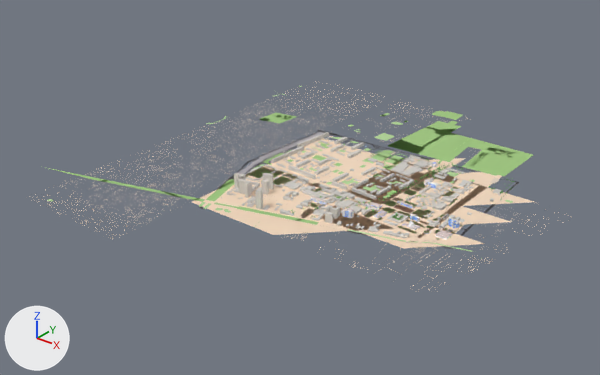
The glTF model assets/campus.glb, before and after one commit.
Both versions are drawn from a 50 mm camera at (2005.0, -2971.0, 1781.0) aimed at (-377.0, 6.0, -66.0). The axes (+X, +Y, +Z) are drawn at lower left. The lights are the same throughout. The first picture is the older version. Where no turn or scale is listed for an object, it has been applied to the vertices. Vertices at exactly the same position are counted once.

Objects in the first picture: 'areas', 'base', 'buildings', 'models', 'roads' and 1 more.
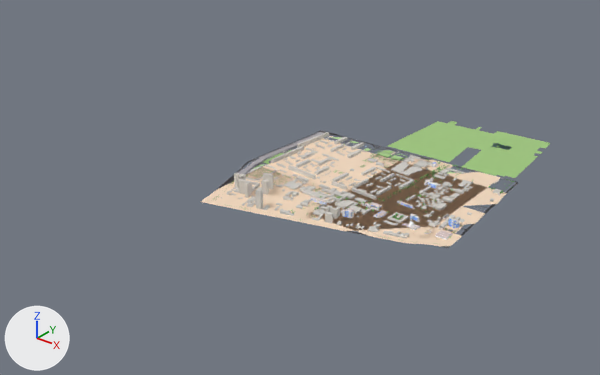
Where the newer file only moved an object's origin or applied its transform, the numbers keep the older frame.

Pixel boxes (x1, y1, x2, y2) of what changed, in the pictures (600 x 375 px; the box of a moved part takes in the faces that stretch with it):
'base', reshaped (43% narrower, 48% shorter)
    before: (30, 81, 568, 292)
    after: (201, 138, 507, 247)
'areas', reshaped (31% narrower, 26% shorter)
    before: (44, 86, 533, 252)
    after: (214, 121, 550, 244)
part 1 of me_base, deleted
    before: (30, 81, 568, 292)
part 2 of me_base, moved or reshaped
    before: (192, 120, 534, 249)
    after: (201, 151, 507, 247)
part 3 of me_areas, added
    after: (493, 143, 512, 150)
part 4 of me_areas, deleted
    before: (44, 86, 516, 226)
part 5 of me_areas, moved or reshaped
    before: (195, 121, 533, 252)
    after: (214, 121, 550, 244)

The change, as a list of edits to the scene's bpy script:
```text
Change me_base:
    used by ob_base; location = (-203.0, 133.0, 0.0)
    remove me_base.from_pydata(...)  # 85794 vertices, 54446 faces; spans x -1082.0..1082.0, y -1163.0..1163.0, z 0.0
    add me_base.from_pydata(...)  # 16683 vertices, 10842 faces; spans x -665.0..774.0, y -649.0..488.0, z 0.0
    me_base part 1: 4372 loose pieces with 69513 vertices, spanning x -1082.0..1082.0, y -1163.0..1163.0, z 0.0, are deleted
    me_base part 2: 132 vertices moved within x -370.0..744.0, y -529.0..431.0, z 0.0; 608 vertices removed from x -688.0..882.0, y -678.0..597.0, z 0.0; 1010 vertices added at x -429.0..774.0, y -649.0..488.0, z 0.0
Change me_areas:
    used by ob_areas; location = (-383.0, 165.0, 0.0)
    remove me_areas.from_pydata(...)  # 3818 vertices, 3480 faces; spans x -1106.0..1106.0, y -1125.0..1125.0, z 0.0
    add me_areas.from_pydata(...)  # 2953 vertices, 2770 faces; spans x -257.0..920.0, y -644.0..1039.0, z 0.0
    me_areas part 3: a new loose piece of 155 vertices spanning x 573.0..681.0, y 790.0..861.0, z 0.0, in mat_areas
    me_areas part 4: 85 loose pieces with 1128 vertices, spanning x -1106.0..1106.0, y -1125.0..1125.0, z 0.0, are deleted
    me_areas part 5: 16 vertices moved from x 162.0..1048.0, y -437.0..163.0, z 0.0 to x 162.0..904.0, y -429.0..163.0, z 0.0; 217 vertices removed from x -240.0..1048.0, y -718.0..1003.0, z 0.0; 304 vertices added at x -236.0..910.0, y -644.0..1039.0, z 0.0
    other edits to the shape of me_areas do not show in these pictures
```
